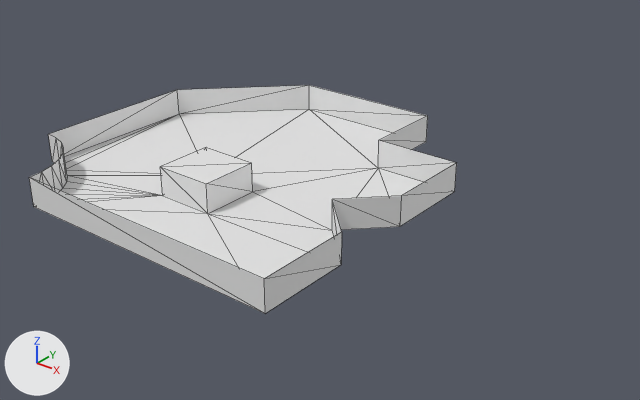
The OBJ model Zeldo/Content/Meshes/Demo.obj as it was, and as the next commit left it.
Before and after are seen from a 50 mm lens placed at (18.6, -19.59, 12.06), pointed at (2.94, -0.01, -0.08). Arrows for +X, +Y and +Z are at lower left; the lights stay in place. Mesh edges are drawn as thin lines. Where no turn or scale is listed for an object, it has been applied to the vertices.

The older version as bpy lines, for what is in view:
```python
me_demo = bpy.data.meshes.new('Demo')
me_demo.from_pydata(...)  # 44 vertices, 68 faces; spans x -6.0..6.0, y -6.0..6.0, z 0.0..1.0
ob_demo = bpy.data.objects.new('Demo', me_demo)
ob_demo.location = (0.0, 0.0, 0.0)
```
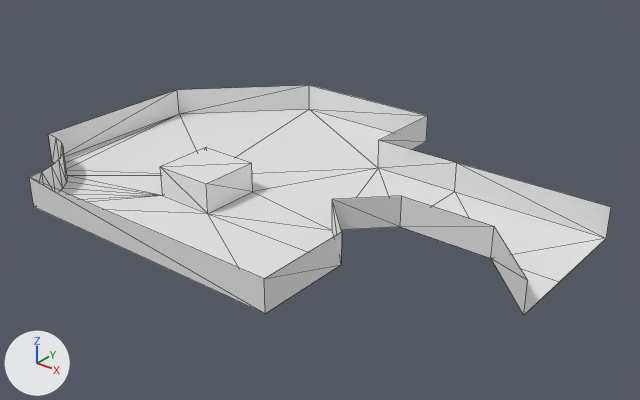
What differs and where, as boxes [x1, y1, x2, y2] in the pictures (640 x 400 px):
```json
{"object": "Demo", "change": "reshaped", "before": [29, 85, 457, 313], "after": [29, 85, 611, 315], "on screen": "36% wider"}
{"part": 1, "of": "me_demo", "change": "built on", "before": [400, 163, 457, 226], "after": [400, 163, 611, 315]}
```

Edits to the scene script, one JSON object a line:
```json
{"block": "me_demo", "where": "# used by ob_demo; location = (0.0, 0.0, 0.0)"}
{"op": "remove", "block": "me_demo", "code": "me_demo.from_pydata(...)  # 44 vertices, 68 faces; spans x -6.0..6.0, y -6.0..6.0, z 0.0..1.0"}
{"op": "add", "block": "me_demo", "code": "me_demo.from_pydata(...)  # 51 vertices, 76 faces; spans x -6.0..11.0, y -6.0..6.0, z 0.0..1.0"}
{"block": "me_demo", "change": "me_demo part 1"}
{"block": "me_demo", "change": "2 faces are deleted"}
{"block": "me_demo", "change": "7 vertices are added at x 9.0..11.0, y -2.09..3.0, z 0.0..1.0"}
{"block": "me_demo", "change": "10 new faces join them"}
```
